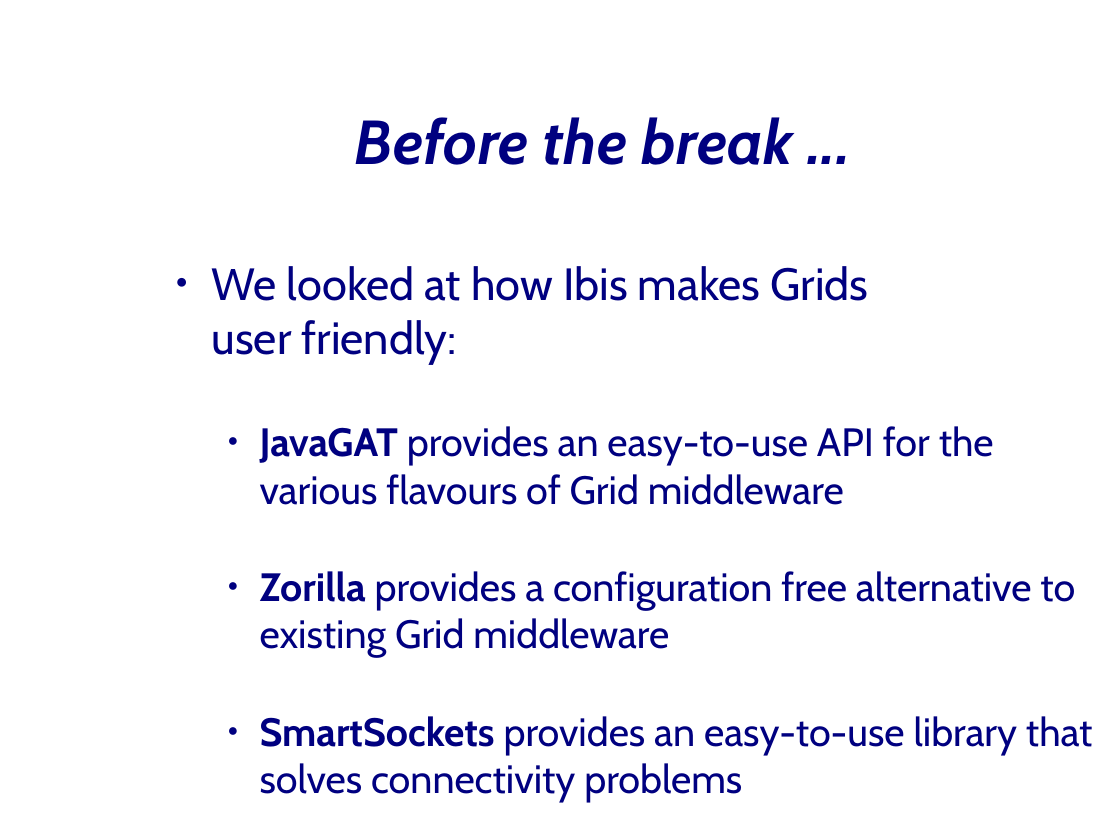
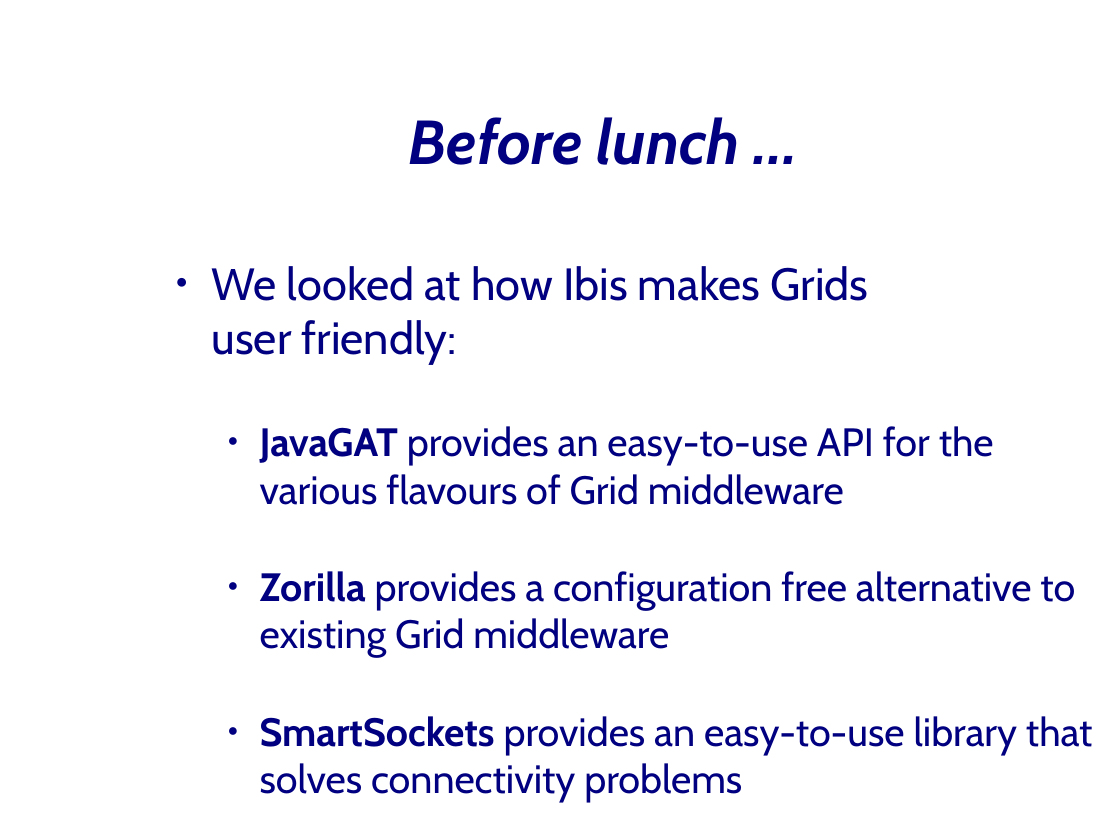
Before and after one commit to JungleComputing/www, a slide deck: slide 2 of tutorial/20080519-CCGrid08-Part-5-IPL.odp. Drawn at 1120x840 pixels with LibreOffice and Linux fonts; fonts in the diff are those of the drawing; background and template pictures are left out. Boxes give left, top, right and bottom in pixels: in the first picture for what was removed or moved away, otherwise in the second. Text is boxed around its words. In the diff, an @@ line names an element or a change of style, - is before the commit and + after.

```diff
--- a/tutorial/20080519-CCGrid08-Part-5-IPL.odp
+++ b/tutorial/20080519-CCGrid08-Part-5-IPL.odp
@@ title at [409,117,740,165]: text changed @@
-Before the break ...
+Before lunch ...
```
Also in this commit, not shown: 14 other slides changed, 4 slides added, 1 slide removed, 10 other files.
